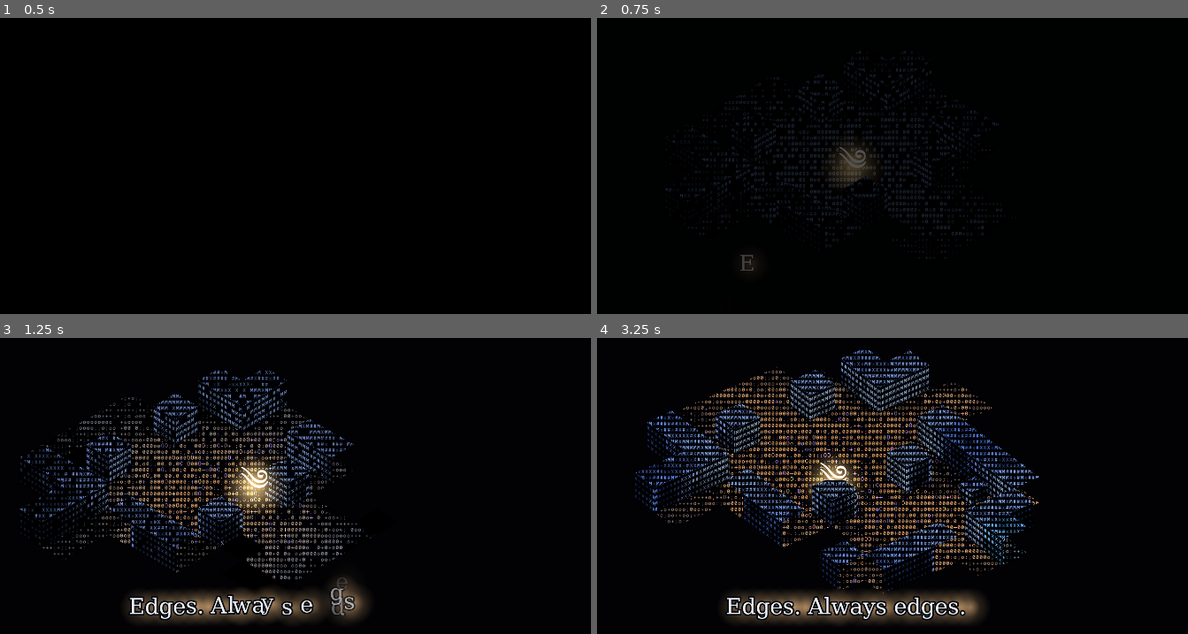
Above: before the commit, frames 1-4 (two rows, left to right).
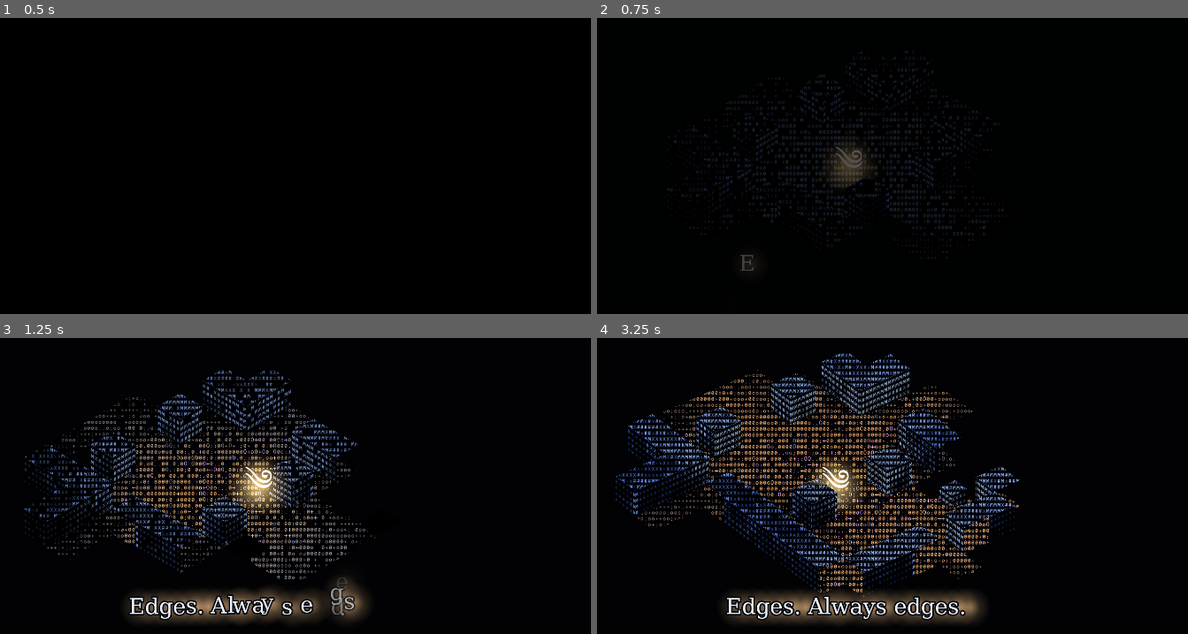
Above: after the commit, the same moments.

Repository: sylwolveryn/godot-narrator
Game: Godot game, scene res://main.tscn
Two runs of this game, one before a commit and one after it. Both use one fixed random seed, a clock stepped at 60 frames per second and the inputs below.
Inputs (mouse positions are in pixels of both pictures, inside the frame that each line leads up to):
- Up to frame 1 (0.5 s): no input
- Up to frame 2 (0.75 s): tap Enter (menu_confirm) at 0.5 s; move the mouse to (998, 142) at 0.52 s; hold D (move_right) from 0.53 s (still down); right-click (998, 142) at 0.6 s; click (998, 142) at 0.67 s
- Up to frame 3 (1.25 s): keep holding D (move_right); tap Space at 0.77, 1.07 s
- Up to frame 4 (3.25 s): release D (move_right) at 1.25 s; drag from (703, 500) to (809, 560) at 1.27 s; move the mouse to (916, 394) at 2.02 s; hold D (move_right) 2.03-2.75 s; tap E (camera_rotate_right) at 2.1 s; click (916, 394) at 2.17 s; drag from (809, 560) to (632, 420) at 2.77 s

Frame 1 is identical in both runs. In frame 2, 3.6% of the frame differs, in the area x 11-70%, y 11-82%; in frame 3, 11%; in frame 4, 20%, in the area x 3-75%, y 3-88%.

Commit message:
DB-driven player movement with per-form inertia
- New movement_profile table (default / single / grown) and
  upsert_movement_profile reducer that bumps config_version
- Player takes speed, acceleration and deceleration from the active form's
  row, re-applied on every form change and DB reload
- Light inertia by default (4.5 u/s, accel 14, decel 16); single form is
  quick to start/stop, grown is slower to accelerate but faster on top
- God window: Movement row to load and apply profiles during play

Task: TASK-055

Co-Authored-By: Claude Opus 5.5 <noreply@anthropic.com>

Diff:
--- a/data/db/seed.json
+++ b/data/db/seed.json
@@ -1776,5 +1776,25 @@
 			"id": 1,
 			"version": 0
 		}
+	],
+	"movement_profile": [
+		{
+			"profile": "default",
+			"max_speed": 4.5,
+			"acceleration": 14.0,
+			"deceleration": 16.0
+		},
+		{
+			"profile": "single",
+			"max_speed": 4.8,
+			"acceleration": 22.0,
+			"deceleration": 24.0
+		},
+		{
+			"profile": "grown",
+			"max_speed": 5.3,
+			"acceleration": 8.0,
+			"deceleration": 10.0
+		}
 	]
 }
--- a/main.tscn
+++ b/main.tscn
@@ -75,45 +75,45 @@
 shader_parameter/glow_strength = null
 shader_parameter/glow_width = null
 
-[node name="Main" type="Node3D" unique_id=1340111286]
-
-[node name="World" type="Node3D" parent="." unique_id=391660936]
-
-[node name="MapLoader" type="Node3D" parent="World" unique_id=848171442]
+[node name="Main" type="Node3D" unique_id=643183395]
+
+[node name="World" type="Node3D" parent="." unique_id=614997139]
+
+[node name="MapLoader" type="Node3D" parent="World" unique_id=318957]
 script = ExtResource("1_hrvbo")
 legend = ExtResource("2_uypp3")
 world_config = ExtResource("3_blkrb")
 surface_material = ExtResource("4_abqjc")
 map_path = "res://data/maps/m1_awakening.txt"
 
-[node name="GameDatabase" type="Node" parent="." unique_id=1870742030]
+[node name="GameDatabase" type="Node" parent="." unique_id=240133682]
 script = ExtResource("5_6iyjs")
 config = ExtResource("6_4w656")
 
-[node name="NarrationLibrary" type="Node" parent="." unique_id=1833292151 node_paths=PackedStringArray("database")]
+[node name="NarrationLibrary" type="Node" parent="." unique_id=1362849595 node_paths=PackedStringArray("database")]
 script = ExtResource("7_e71vb")
 config = ExtResource("8_rnkwl")
 database = NodePath("../GameDatabase")
 
-[node name="PlayerRecord" type="Node" parent="." unique_id=885114125 node_paths=PackedStringArray("database")]
+[node name="PlayerRecord" type="Node" parent="." unique_id=1345364295 node_paths=PackedStringArray("database")]
 script = ExtResource("9_vke2r")
 database = NodePath("../GameDatabase")
 
-[node name="SaveService" type="Node" parent="." unique_id=587372650]
+[node name="SaveService" type="Node" parent="." unique_id=677346478]
 script = ExtResource("10_uit24")
 config = ExtResource("11_ruth0")
 
-[node name="OriginLedger" type="Node" parent="." unique_id=1924101651 node_paths=PackedStringArray("save_service")]
+[node name="OriginLedger" type="Node" parent="." unique_id=1177628920 node_paths=PackedStringArray("save_service")]
 script = ExtResource("12_rm4vd")
 config = ExtResource("13_pjyto")
 save_service = NodePath("../SaveService")
 
-[node name="EntityProgression" type="Node" parent="." unique_id=85654204 node_paths=PackedStringArray("save_service")]
+[node name="EntityProgression" type="Node" parent="." unique_id=1742965084 node_paths=PackedStringArray("save_service")]
 script = ExtResource("14_sm6fg")
 config = ExtResource("15_b17eg")
 save_service = NodePath("../SaveService")
 
-[node name="MenuController" type="Node" parent="." unique_id=1497391952 node_paths=PackedStringArray("save_service", "entity", "run_manager", "ledger")]
+[node name="MenuController" type="Node" parent="." unique_id=1317741726 node_paths=PackedStringArray("save_service", "entity", "run_manager", "ledger")]
 script = ExtResource("16_ntx8l")
 config = ExtResource("17_uatky")
 save_service = NodePath("../SaveService")
@@ -121,52 +121,53 @@
 run_manager = NodePath("../RunManager")
 ledger = NodePath("../OriginLedger")
 
-[node name="Narrator" type="Node" parent="." unique_id=1315147205 node_paths=PackedStringArray("save_service", "ledger", "library")]
+[node name="Narrator" type="Node" parent="." unique_id=1004377427 node_paths=PackedStringArray("save_service", "ledger", "library")]
 script = ExtResource("18_rqtf5")
 config = ExtResource("19_1vm84")
 save_service = NodePath("../SaveService")
 ledger = NodePath("../OriginLedger")
 library = NodePath("../NarrationLibrary")
 
-[node name="CameraRig" type="Node3D" parent="." unique_id=202899360 node_paths=PackedStringArray("follow_target")]
+[node name="CameraRig" type="Node3D" parent="." unique_id=445245308 node_paths=PackedStringArray("follow_target")]
 script = ExtResource("20_wu3dr")
 view_config = ExtResource("21_cyx1q")
 follow_target = NodePath("../Player")
 
-[node name="Camera3D" type="Camera3D" parent="CameraRig" unique_id=1352642657]
+[node name="Camera3D" type="Camera3D" parent="CameraRig" unique_id=1989461144]
 environment = SubResource("Environment_yjja3")
 
-[node name="Player" type="CharacterBody3D" parent="." unique_id=1676745541 node_paths=PackedStringArray("map_loader", "save_service", "run_manager", "camera_rig")]
+[node name="Player" type="CharacterBody3D" parent="." unique_id=570133723 node_paths=PackedStringArray("map_loader", "save_service", "run_manager", "camera_rig", "database")]
 script = ExtResource("22_0dhbp")
 config = ExtResource("23_jx0wj")
 map_loader = NodePath("../World/MapLoader")
 save_service = NodePath("../SaveService")
 run_manager = NodePath("../RunManager")
 camera_rig = NodePath("../CameraRig")
-
-[node name="Collision" type="CollisionShape3D" parent="Player" unique_id=828001885]
+database = NodePath("../GameDatabase")
+
+[node name="Collision" type="CollisionShape3D" parent="Player" unique_id=1384740905]
 transform = Transform3D(1, 0, 0, 0, 1, 0, 0, 0, 1, 0, 0.45, 0)
 shape = SubResource("CapsuleShape3D_l0gw7")
 
-[node name="MapReveal" type="Node" parent="." unique_id=1343909979 node_paths=PackedStringArray("map_loader", "player", "save_service")]
+[node name="MapReveal" type="Node" parent="." unique_id=1567543065 node_paths=PackedStringArray("map_loader", "player", "save_service")]
 script = ExtResource("24_kkkcx")
 config = ExtResource("25_34ol3")
 map_loader = NodePath("../World/MapLoader")
 player = NodePath("../Player")
 save_service = NodePath("../SaveService")
 
-[node name="InputDiscovery" type="Node" parent="." unique_id=653767810]
+[node name="InputDiscovery" type="Node" parent="." unique_id=174046968]
 script = ExtResource("26_c2n8d")
 config = ExtResource("23_jx0wj")
 
-[node name="GlyphWorldView" type="Node" parent="." unique_id=705059828 node_paths=PackedStringArray("map_loader", "player", "map_reveal")]
+[node name="GlyphWorldView" type="Node" parent="." unique_id=2130341277 node_paths=PackedStringArray("map_loader", "player", "map_reveal")]
 script = ExtResource("27_wy5fy")
 config = ExtResource("28_gx4rg")
 map_loader = NodePath("../World/MapLoader")
 player = NodePath("../Player")
 map_reveal = NodePath("../MapReveal")
 
-[node name="PlayerGlyphView" type="Node3D" parent="." unique_id=1295405949 node_paths=PackedStringArray("player")]
+[node name="PlayerGlyphView" type="Node3D" parent="." unique_id=2137185109 node_paths=PackedStringArray("player")]
 script = ExtResource("29_5dllo")
 player = NodePath("../Player")
 player_config = ExtResource("23_jx0wj")
@@ -175,7 +176,7 @@
 world = ExtResource("3_blkrb")
 entity_config = ExtResource("15_b17eg")
 
-[node name="MenuGlyphView" type="Node3D" parent="." unique_id=1808451961 node_paths=PackedStringArray("player", "map_loader")]
+[node name="MenuGlyphView" type="Node3D" parent="." unique_id=749414058 node_paths=PackedStringArray("player", "map_loader")]
 script = ExtResource("31_birbe")
 config = ExtResource("17_uatky")
 fx_config = ExtResource("30_phcyf")
@@ -186,7 +187,7 @@
 origin_config = ExtResource("13_pjyto")
 surface_material = ExtResource("4_abqjc")
 
-[node name="GlyphStormView" type="Node3D" parent="." unique_id=789282480 node_paths=PackedStringArray("player", "map_loader")]
+[node name="GlyphStormView" type="Node3D" parent="." unique_id=258877084 node_paths=PackedStringArray("player", "map_loader")]
 script = ExtResource("32_f1p13")
 config = ExtResource("33_4obbf")
 fx_config = ExtResource("30_phcyf")
@@ -195,51 +196,51 @@
 world = ExtResource("3_blkrb")
 surface_material = ExtResource("4_abqjc")
 
-[node name="GlyphAnimView" type="Node" parent="." unique_id=1948701369 node_paths=PackedStringArray("database", "map_loader")]
+[node name="GlyphAnimView" type="Node" parent="." unique_id=1558921543 node_paths=PackedStringArray("database", "map_loader")]
 script = ExtResource("34_ovcoh")
 config = ExtResource("35_ppx11")
 database = NodePath("../GameDatabase")
 map_loader = NodePath("../World/MapLoader")
 
-[node name="GlyphHaloField" type="Node3D" parent="." unique_id=1516374082 node_paths=PackedStringArray("map_loader")]
+[node name="GlyphHaloField" type="Node3D" parent="." unique_id=212814396 node_paths=PackedStringArray("map_loader")]
 script = ExtResource("36_1yv1y")
 config = ExtResource("28_gx4rg")
 map_loader = NodePath("../World/MapLoader")
 
-[node name="NarrationOverlay" type="CanvasLayer" parent="." unique_id=1014652568 node_paths=PackedStringArray("narrator")]
+[node name="NarrationOverlay" type="CanvasLayer" parent="." unique_id=1807565076 node_paths=PackedStringArray("narrator")]
 layer = 25
 script = ExtResource("37_5yh34")
 narrator = NodePath("../Narrator")
 config = ExtResource("19_1vm84")
 display_config = ExtResource("38_pjuso")
 
-[node name="NarrationSfx" type="Node" parent="." unique_id=1893960997 node_paths=PackedStringArray("narrator")]
+[node name="NarrationSfx" type="Node" parent="." unique_id=979754322 node_paths=PackedStringArray("narrator")]
 script = ExtResource("39_23xmf")
 narrator = NodePath("../Narrator")
 config = ExtResource("19_1vm84")
 
-[node name="IntroSequence" type="CanvasLayer" parent="." unique_id=1165787145]
+[node name="IntroSequence" type="CanvasLayer" parent="." unique_id=180138765]
 layer = 20
 script = ExtResource("40_swlj1")
 config = ExtResource("41_yysqy")
 display_config = ExtResource("38_pjuso")
 
-[node name="Veil" type="ColorRect" parent="IntroSequence" unique_id=400800725]
+[node name="Veil" type="ColorRect" parent="IntroSequence" unique_id=724040877]
 material = SubResource("ShaderMaterial_inymm")
 anchors_preset = 15
 anchor_right = 1.0
 anchor_bottom = 1.0
 mouse_filter = 2
 
-[node name="FullscreenToggle" type="Node" parent="." unique_id=1269972948]
+[node name="FullscreenToggle" type="Node" parent="." unique_id=468488032]
 script = ExtResource("43_h6isl")
 config = ExtResource("38_pjuso")
 
-[node name="RunManager" type="Node" parent="." unique_id=953892277]
+[node name="RunManager" type="Node" parent="." unique_id=667317161]
 script = ExtResource("44_53bls")
 config = ExtResource("45_lwnsi")
 
-[node name="PushableObjects" type="Node3D" parent="." unique_id=108768709 node_paths=PackedStringArray("map_loader", "player", "entity", "run_manager")]
+[node name="PushableObjects" type="Node3D" parent="." unique_id=398618606 node_paths=PackedStringArray("map_loader", "player", "entity", "run_manager")]
 script = ExtResource("46_41lik")
 config = ExtResource("47_jbvwl")
 map_loader = NodePath("../World/MapLoader")
@@ -247,19 +248,19 @@
 entity = NodePath("../EntityProgression")
 run_manager = NodePath("../RunManager")
 
-[node name="ObjectGlyphView" type="Node3D" parent="." unique_id=570317857 node_paths=PackedStringArray("pushables", "map_loader")]
+[node name="ObjectGlyphView" type="Node3D" parent="." unique_id=688232046 node_paths=PackedStringArray("pushables", "map_loader")]
 script = ExtResource("48_sn1fb")
 pushables = NodePath("../PushableObjects")
 map_loader = NodePath("../World/MapLoader")
 config = ExtResource("47_jbvwl")
 
-[node name="HazardMonitor" type="Node" parent="." unique_id=2139576537 node_paths=PackedStringArray("map_loader", "player", "run_manager")]
+[node name="HazardMonitor" type="Node" parent="." unique_id=348703889 node_paths=PackedStringArray("map_loader", "player", "run_manager")]
 script = ExtResource("49_yvsr8")
 map_loader = NodePath("../World/MapLoader")
 player = NodePath("../Player")
 run_manager = NodePath("../RunManager")
 
-[node name="OriginTrialMonitor" type="Node" parent="." unique_id=407897878 node_paths=PackedStringArray("ledger", "run_manager", "player", "map_loader")]
+[node name="OriginTrialMonitor" type="Node" parent="." unique_id=1343619816 node_paths=PackedStringArray("ledger", "run_manager", "player", "map_loader")]
 script = ExtResource("50_vieuh")
 ledger = NodePath("../OriginLedger")
 run_manager = NodePath("../RunManager")
--- a/resources/config/db_config.tres
+++ b/resources/config/db_config.tres
@@ -4,4 +4,4 @@
 
 [resource]
 script = ExtResource("1_dkh6s")
-tables = PackedStringArray("event_def", "language_def", "narration", "glyph_anim", "config_version")
+tables = PackedStringArray("event_def", "language_def", "narration", "glyph_anim", "movement_profile", "config_version")
--- a/scripts/data/db_config.gd
+++ b/scripts/data/db_config.gd
@@ -19,4 +19,4 @@
 ## Bundled copy of the lookup tables, used until (or instead of) the server answers.
 @export var seed_path: String = "res://data/db/seed.json"
 ## Tables read on start and on every reload.
-@export var tables: PackedStringArray = PackedStringArray(["event_def", "language_def", "narration", "glyph_anim", "config_version"])
+@export var tables: PackedStringArray = PackedStringArray(["event_def", "language_def", "narration", "glyph_anim", "movement_profile", "config_version"])
--- a/scripts/player/player.gd
+++ b/scripts/player/player.gd
@@ -15,8 +15,17 @@
 ## Source of the active camera view; keyboard and gamepad input is rotated by its current yaw so
 ## "up" means up on screen, also after the player rotates the camera.
 @export var camera_rig: CameraRig
+## Optional (task-055): source of the movement profiles (DB table movement_profile, one row per entity form plus
+## "default"). Without it, or before it is read, PlayerConfig's movement values are used.
+@export var database: GameDatabase
 
 var identity_glyph: String = ""
+## Movement in effect (from the active form's profile). Read-only for others.
+var max_speed: float = 0.0
+var acceleration: float = 0.0
+var deceleration: float = 0.0
+## The active entity form (EntityForm id; empty until the first entity_form_changed).
+var form: StringName = &""
 ## Direction the input asks for this physics step on the ground (length 0..1, zero when idle). Differs from the
 ## velocity when the body is blocked; PushableObjects reads it to know what is being pushed.
 var move_intent: Vector3 = Vector3.ZERO
@@ -41,6 +50,11 @@
 		config.identity_pool = IdentityPool.new()
 	# Top-down: no floor or gravity, the body slides on the XZ plane.
 	motion_mode = CharacterBody3D.MOTION_MODE_FLOATING
+	apply_movement_profile()
+	SignalBus.entity_form_changed.connect(_on_entity_form_changed)
+	if database != null:
+		database.tables_loaded.connect(func(_tables: Dictionary) -> void: apply_movement_profile())
+		apply_movement_profile()
 	SignalBus.run_started.connect(_on_run_started)
 	SignalBus.menu_opened.connect(_on_menu_opened)
 	SignalBus.menu_closed.connect(_on_menu_closed)
@@ -48,8 +62,8 @@
 
 func _physics_process(delta: float) -> void:
 	var wanted: Vector3 = _wanted_velocity()
-	move_intent = wanted / config.max_speed
-	var rate: float = config.acceleration if wanted != Vector3.ZERO else config.friction
+	move_intent = wanted / maxf(max_speed, 0.001)
+	var rate: float = acceleration if wanted != Vector3.ZERO else deceleration
 	velocity = velocity.move_toward(wanted, rate * delta)
 	velocity.y = 0.0
 	_limit_to_cursor(delta)
@@ -115,10 +129,10 @@
 	match run_manager.state.input_scheme:
 		InputScheme.KEYBOARD, InputScheme.GAMEPAD:
 			var pad: Vector2 = Input.get_vector(config.action_left, config.action_right, config.action_up, config.action_down)
-			return _screen_to_world(pad) * config.max_speed
+			return _screen_to_world(pad) * max_speed
 		InputScheme.MOUSE:
 			var pull: Vector2 = _pointer_direction()
-			return Vector3(pull.x, 0.0, pull.y) * config.max_speed
+			return Vector3(pull.x, 0.0, pull.y) * max_speed
 	return Vector3.ZERO
 
 
@@ -201,3 +215,29 @@
 		var type: StringName = map_loader.data.type_at(map_loader.world_to_cell(probe))
 		SignalBus.narration_event.emit(NarrationEvents.HIT_WALL if type == MapLegend.WALL else NarrationEvents.HIT_UNKNOWN)
 	_touching = touching
+
+
+## Picks the movement of the active form: its DB movement_profile row, else the default row, else PlayerConfig.
+## Called on every form change and every DB (re)load, so tuning in the god window applies during play.
+func apply_movement_profile() -> void:
+	var row: Dictionary = movement_row(String(form))
+	if row.is_empty():
+		row = movement_row(config.default_movement_profile)
+	max_speed = float(row.get("max_speed", config.max_speed))
+	acceleration = float(row.get("acceleration", config.acceleration))
+	deceleration = float(row.get("deceleration", config.friction))
+
+
+## The DB movement_profile row of a profile id, or empty.
+func movement_row(profile: String) -> Dictionary:
+	if database == null or profile == "":
+		return {}
+	for row: Variant in database.rows("movement_profile"):
+		if row is Dictionary and str((row as Dictionary).get("profile", "")) == profile:
+			return row
+	return {}
+
+
+func _on_entity_form_changed(new_form: StringName, _animate: bool) -> void:
+	form = new_form
+	apply_movement_profile()
--- a/scripts/player/player_config.gd
+++ b/scripts/player/player_config.gd
@@ -8,14 +8,18 @@
 @export var body_height: float = 0.9
 
 @export_group("Movement")
+## Fallback movement, used until the DB table `movement_profile` is read and for a form without a row there. The DB rows
+## (task-055: "default", "single", "grown") replace these at run time; the active entity form picks its row.
 ## Top speed in world units per second.
 @export var max_speed: float = 4.5
 ## Speed (units per second) above which the player counts as moving (narration: first move, idle).
 @export var moving_speed_threshold: float = 0.3
-## Units per second squared while input is held.
-@export var acceleration: float = 30.0
+## Units per second squared while input is held (a hint of inertia: about 0.3 s to full speed).
+@export var acceleration: float = 14.0
 ## Units per second squared when input stops.
-@export var friction: float = 40.0
+@export var friction: float = 16.0
+## DB movement_profile row used when the active form has no row of its own.
+@export var default_movement_profile: String = "default"
 ## Mouse scheme: within this distance (world units) of the cursor the player stops.
 @export var pointer_stop_distance: float = 0.15
 ## Mouse scheme: distance at which the pointer pull reaches full strength (smaller = slower near the cursor).
--- a/tools/build_main_scene.gd
+++ b/tools/build_main_scene.gd
@@ -113,6 +113,7 @@
 	player.set("config", player_cfg)
 	player.set("map_loader", loader)
 	player.set("save_service", save)
+	player.set("database", database)
 	var body := CollisionShape3D.new()
 	body.name = "Collision"
 	var capsule := CapsuleShape3D.new()
--- a/tools/test_narration_library.gd
+++ b/tools/test_narration_library.gd
@@ -1,6 +1,7 @@
 extends SceneTree
 ## Tests the plugin-style narration lookup (task-048), the SpacetimeDB SQL parsing, the idle ladder and the
-## transformation fallback of the narrator (task-049), and the glyph-animation palette parsing (task-054).
+## transformation fallback of the narrator (task-049), the glyph-animation palette parsing (task-054) and the per-form
+## movement profiles of the player (task-055).
 ## Usage: godot --headless --path . -s tools/test_narration_library.gd --max-fps 30
 
 const CONFIG_PATH := "res://resources/narration/narrator_config.tres"
@@ -23,6 +24,7 @@
 	_test_lookup()
 	_test_narrator_events()
 	_test_palette()
+	_test_movement_profiles()
 	if _failures.is_empty():
 		print("PASS test_narration_library")
 		quit(0)
@@ -141,3 +143,36 @@
 	for f in DirAccess.get_files_at(path):
 		DirAccess.remove_absolute(path.path_join(f))
 	DirAccess.remove_absolute(path)
+
+
+## The player takes the movement of its form's DB row, falls back to the "default" row, then to PlayerConfig, and
+## follows a reload of the table.
+func _test_movement_profiles() -> void:
+	var db := GameDatabase.new()
+	var db_cfg := DbConfig.new()
+	db_cfg.enabled = false
+	db_cfg.seed_path = ""
+	db.config = db_cfg
+	root.add_child(db)
+	db.tables = {"movement_profile": [
+		{"profile": "default", "max_speed": 4.5, "acceleration": 14.0, "deceleration": 16.0},
+		{"profile": "single", "max_speed": 4.8, "acceleration": 22.0, "deceleration": 24.0},
+		{"profile": "grown", "max_speed": 5.3, "acceleration": 8.0, "deceleration": 10.0}]}
+	var player: Node = load("res://scripts/player/player.gd").new()
+	player.set("config", PlayerConfig.new())
+	player.set("database", db)
+	root.add_child(player)
+	_check(is_equal_approx(player.get("max_speed"), 4.5) and is_equal_approx(player.get("acceleration"), 14.0), "no form yet: default row")
+	root.get_node("SignalBus").emit_signal("entity_form_changed", EntityForm.SINGLE, false)
+	_check(is_equal_approx(player.get("acceleration"), 22.0) and is_equal_approx(player.get("deceleration"), 24.0), "single: quick to start and stop")
+	root.get_node("SignalBus").emit_signal("entity_form_changed", EntityForm.GROWN, true)
+	_check(is_equal_approx(player.get("max_speed"), 5.3) and player.get("acceleration") < 14.0, "grown: slower to accelerate, faster top speed than default")
+	db.tables["movement_profile"][2]["max_speed"] = 6.0
+	db.tables_loaded.emit(db.tables)
+	_check(is_equal_approx(player.get("max_speed"), 6.0), "a DB reload applies during play")
+	db.tables = {}
+	db.tables_loaded.emit(db.tables)
+	var cfg: PlayerConfig = player.get("config")
+	_check(is_equal_approx(player.get("max_speed"), cfg.max_speed) and is_equal_approx(player.get("deceleration"), cfg.friction), "no rows: PlayerConfig values")
+	player.queue_free()
+	db.queue_free()
Not shown, changed: database/spacetimedb/src/lib.rs
